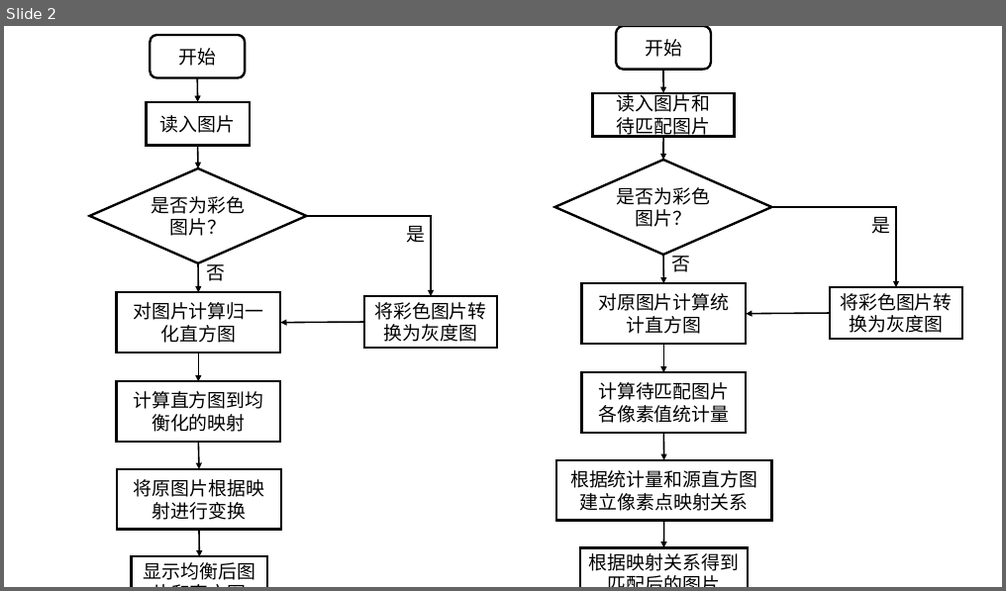
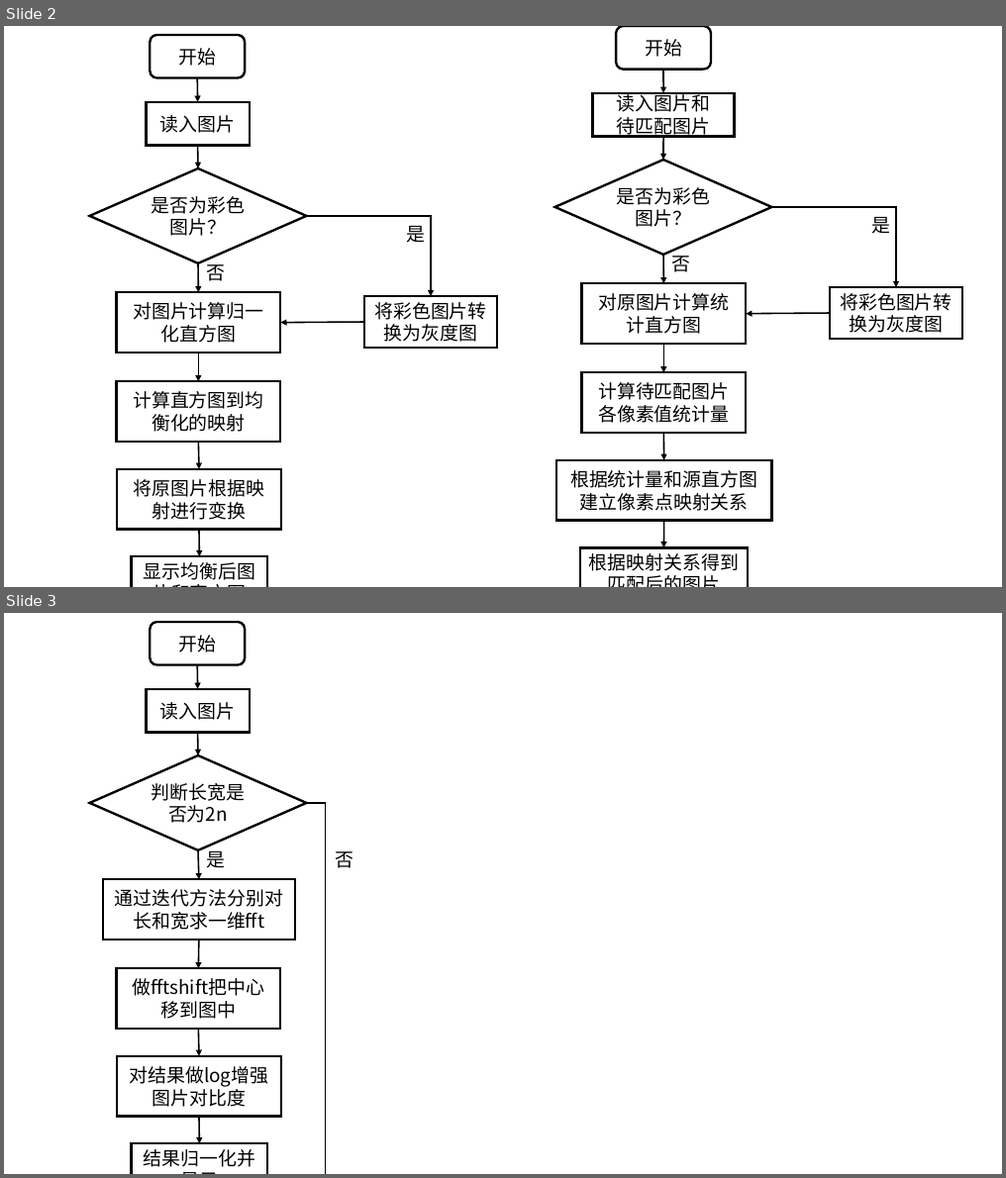
Before and after one commit to JZDBB/image_processing, a slide deck: 图像处理流程图.pptx. Shown one above the other, each under a label of ours: slide 2 before the commit, slides 2 and 3 after it. The pictures are 1006x591 and 1006x1178 pixels, drawn with LibreOffice and Linux fonts; fonts in the diff are those of the drawing. Boxes give left, top, right and bottom in pixels: in the first picture for what was removed or moved away, otherwise in the second. Text is boxed around its words. In the diff, an @@ line names an element or a change of style, - is before the commit and + after.

```diff
--- a/图像处理流程图.pptx
+++ b/图像处理流程图.pptx
@@ slide 3 added at [4,613,1002,1174], background #FFFFFF @@
@@ group added at [89,622,353,1174]: 6 arrows, 5 rectangles, 2 texts, 1 rounded rectangle, 1 diamond, 1 elbow arrow @@
+开始
+读入图片
+结果归一化并显示
+判断长宽是否为2n
+否
+是
+通过迭代方法分别对长和宽求一维fft
+做fftshift把中心移到图中
+对结果做log增强图片对比度
```
Also in this commit, not shown: 3 other files.
